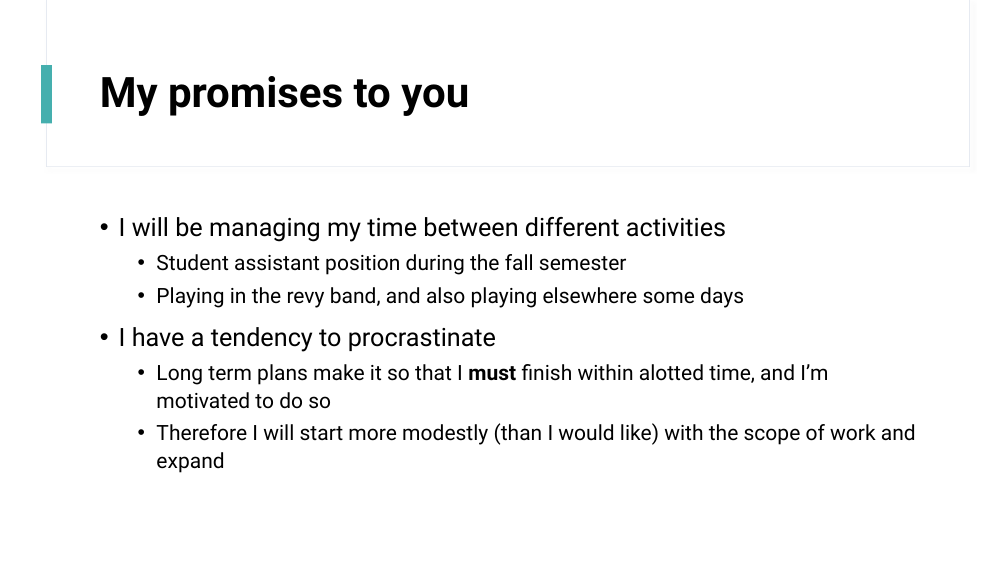
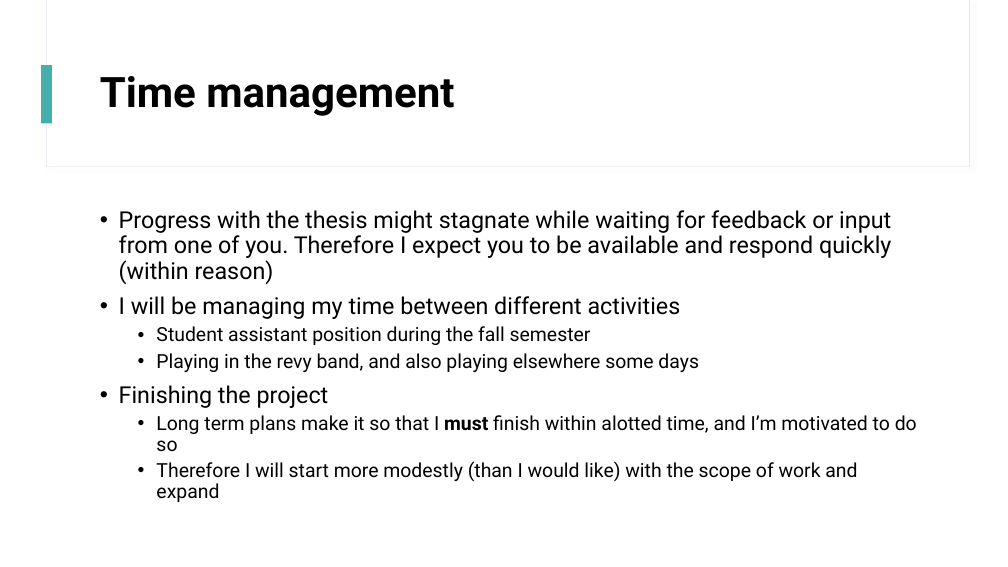
Before and after one commit to sjurmsc/MSC2023, a slide deck: slide 10 of Meeting Presentations/01.09.2022_Meeting.pptx (slide 11 before the commit). Drawn at 1008x567 pixels with LibreOffice and Linux fonts; fonts in the diff are those of the drawing. Boxes give left, top, right and bottom in pixels: in the first picture for what was removed or moved away, otherwise in the second. Text is boxed around its words. In the diff, an @@ line names an element or a change of style, - is before the commit and + after.

Commit message:
Finished presentation

```diff
--- a/Meeting Presentations/01.09.2022_Meeting.pptx
+++ b/Meeting Presentations/01.09.2022_Meeting.pptx
@@ title at (x1=100, y1=76, x2=454, y2=116): text changed @@
-My promises to you
+Time management
@@ text at (x1=119, y1=210, x2=891, y2=284): paragraph added @@
+• Progress with the thesis might stagnate while waiting for feedback or input from one of you. Therefore I expect you to be available and respond quickly (within reason)
@@ text at (x1=119, y1=296, x2=917, y2=502): size 24 to 22.2 pt in "I will be managing my time between ..."; size 20 to 18.5 pt in "Student assistant position during the fall semester", "Playing in the revy band, and also ...", "Long term plans make it so that ...", "Therefore I will start more modestly (than ..."; line spacing 1.1 to 0.9 @@
@@ text at (x1=119, y1=385, x2=329, y2=408): text changed; size 24 to 22.2 pt @@
-• I have a tendency to procrastinate
+• Finishing the project
```
Also in this commit, not shown: 1 other slide changed, 1 slide removed.
